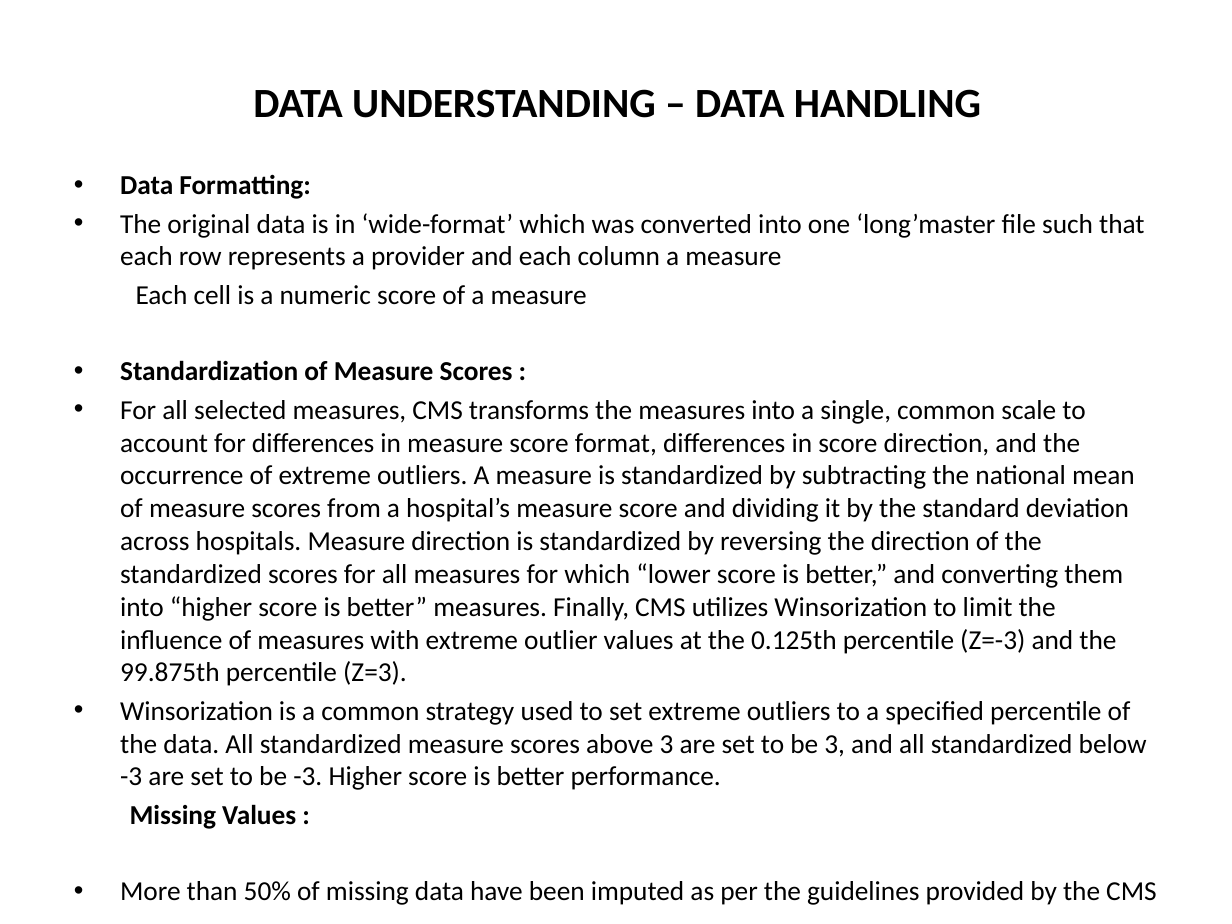
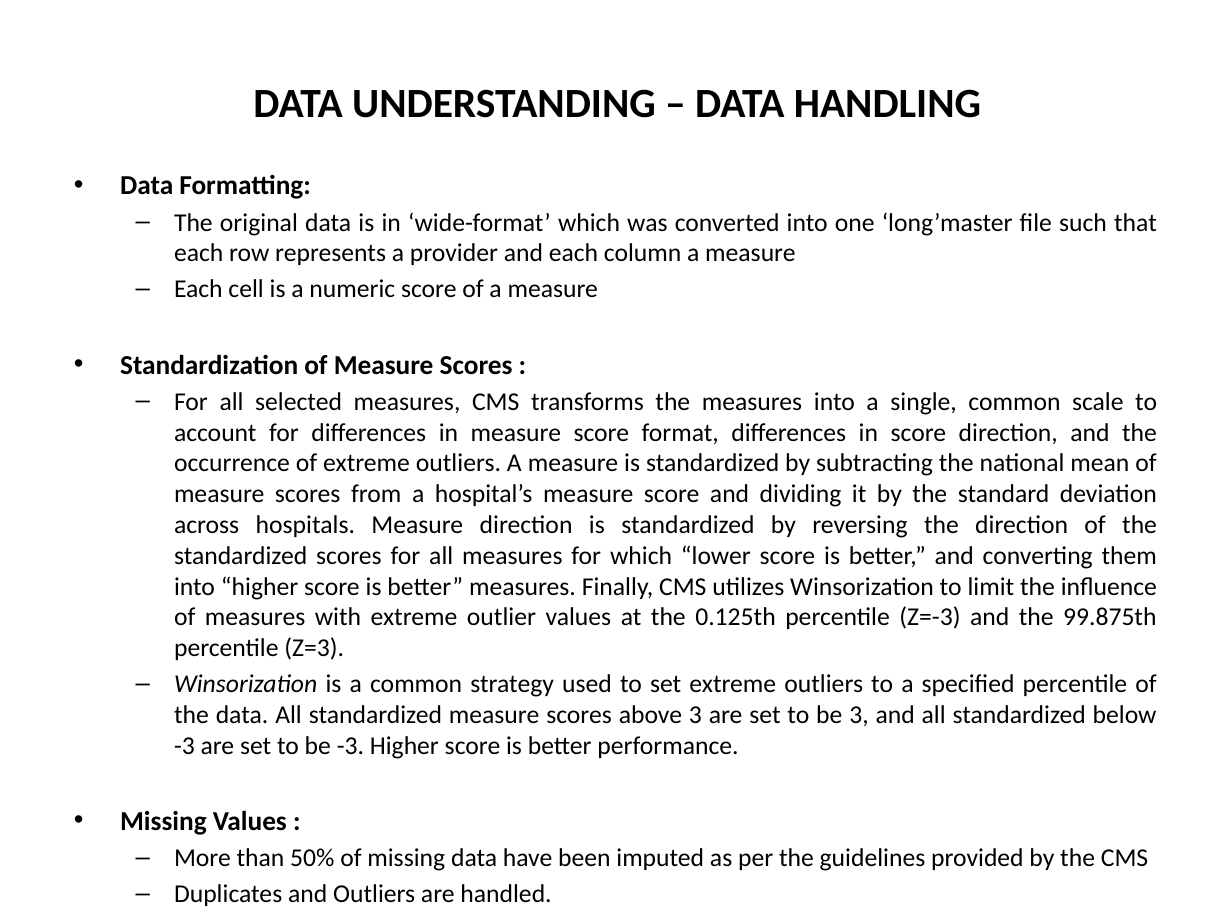
Before and after one commit to Prathyusha-Akundi/CMS_Hospital_Rating, a slide deck: slide 6 of CMS STAR-RATING.pptx. Drawn at 1232x924 pixels with LibreOffice and Linux fonts; fonts in the diff are those of the drawing. Boxes give left, top, right and bottom in pixels: in the first picture for what was removed or moved away, otherwise in the second. Text is boxed around its words. In the diff, an @@ line names an element or a change of style, - is before the commit and + after.

Commit message:
formatting

```diff
--- a/CMS STAR-RATING.pptx
+++ b/CMS STAR-RATING.pptx
@@ text "Data Formatting:" at [120,174,1157,835]: size 16 to 15 pt; italic on in "Winsorization"; alignment left to justified; bullet • to –; list level 1 to 2 in "The original data is in ..."; bullet none to –; list level 1 to 2 in "Each cell is a numeric ..."; list level 1 to 2 in "For all selected measures, CMS ..."; list level 1 to 2 in "Winsorization is a common strategy ..."; bullet none to •; list level 1 to 2 in "More than 50% of missing ..."; list level 1 to 2 in "Duplicates and Outliers are handled." @@
```
Also in this commit, not shown: 11 other slides changed, 3 slides added.
